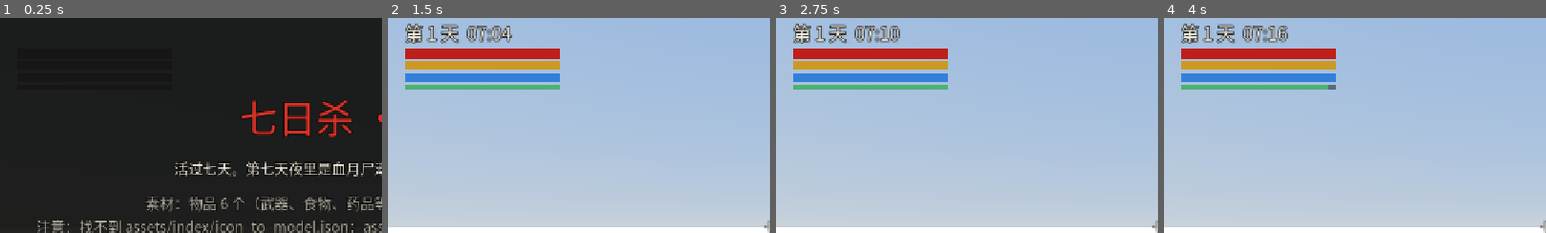
Above: before the commit, frames 1-4 (left to right).
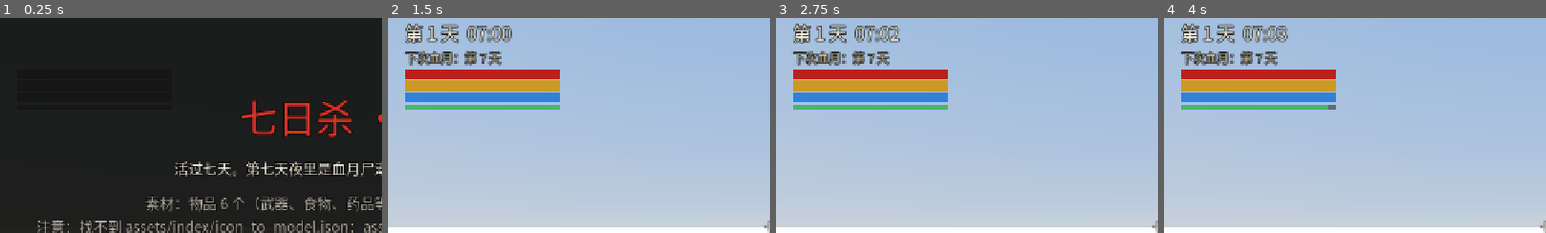
Above: after the commit, the same moments.

Repository: langhua98/7day
Game: Godot game, scene res://scenes/main.tscn
The game is run twice, just before and just after one commit, with the same random seed, the same clock (stepped at 60 frames per second) and the same inputs.
Inputs (mouse positions are % of the whole screen's width and height, from its top left):
- Up to frame 1 (0.25 s): no input
- Up to frame 2 (1.5 s): click "新的一局" at 0.5 s; tap Enter at 1.25 s; move the mouse to (72, 45) at 1.27 s; hold D from 1.28 s (still down); hold R from 1.28 s (still down); click (72, 45) at 1.42 s
- Up to frame 3 (2.75 s): tap Space at 1.52, 2 s; release D at 2 s; release R at 2 s; drag from (30, 55) to (45, 70) at 2.02 s
- Up to frame 4 (4 s): move the mouse to (60, 28) at 2.77 s; hold D 2.78-3.5 s; hold Shift 2.78-3.5 s; drag from (45, 70) to (20, 35) at 3.52 s
The pictures show only the part of the screen within x 0-50%, y 2-52%; the shares and areas given below are measured in that part.

The runs differ from the first frame. In frame 2, 11% of the frame differs, in the area x 4-45%, y 3-43%; in frame 3, 11%; in frame 4, 11%.

Commit message:
第 1 步：24 分钟昼夜、无尽生存和血月周期

Diff:
--- a/scripts/atmosphere.gd
+++ b/scripts/atmosphere.gd
@@ -53,7 +53,7 @@
 
 
 func set_night_announced(day: int, hour: float) -> void:
-	_night_announced = day if hour >= C.NIGHT_START else -1
+	_night_announced = day if hour >= C.DUSK_HOUR else -1
 
 
 func update_sky(game_hours: float) -> void:
@@ -76,12 +76,15 @@
 	var day_sky := Color(0.30, 0.50, 0.80)
 	var night_sky := Color(0.07, 0.1, 0.2)
 	var day := int(game_hours / 24.0) + 1
-	var horde := (day == C.HORDE_DAY and hour >= C.NIGHT_START) or (day == C.HORDE_DAY + 1 and hour < C.NIGHT_END)
-	if horde:
+	var horde := GameState.is_blood_moon()
+	var blood_evening := day % C.BLOOD_MOON_EVERY == 0 and hour >= 18.0
+	if horde or blood_evening:
 		night_sky = Color(0.35, 0.05, 0.04)
+		if horde:
+			sun.light_color = sun.light_color.lerp(Color(1.0, 0.32, 0.22), 0.75)
 	sky_mat.set_shader_parameter("top_color", night_sky.lerp(day_sky, light))
 	var horizon := Color(0.16, 0.19, 0.28).lerp(Color(0.66, 0.70, 0.74), light).lerp(Color(0.95, 0.6, 0.4), dusk * 0.6)
-	if horde:
+	if horde or blood_evening:
 		horizon = horizon.lerp(Color(0.5, 0.08, 0.05), 1.0 - light)
 	sky_mat.set_shader_parameter("horizon_color", horizon)
 	sky_mat.set_shader_parameter("ground_color", Color(0.12, 0.12, 0.13).lerp(Color(0.25, 0.22, 0.18), light))
@@ -138,7 +141,9 @@
 		hud.set_banner("血月尸潮！撑到天亮！")
 		if not _horde_announced:
 			_horde_announced = true
-	elif day == C.HORDE_DAY and hour >= 18.0:
+	elif day % C.BLOOD_MOON_EVERY == 0 and hour >= 21.0:
+		hud.set_banner("血月即将升起")
+	elif day % C.BLOOD_MOON_EVERY == 0 and hour >= 18.0:
 		hud.set_banner("今晚是血月……")
 	elif night:
 		if _night_announced != day:
--- a/scripts/config.gd
+++ b/scripts/config.gd
@@ -1,18 +1,21 @@
 class_name GameConfig
 ## 游戏数值都集中在这里，想调难度改这个文件就行。
 
-## 一整天（24 小时）对应的真实秒数
-const DAY_SECONDS := 300.0
+## 一整天（24 小时）对应的真实分钟数（官方默认 60，手机 24）
+const DAY_LENGTH_MIN := 24.0
+## 测试模式：一天 3 分钟
+const TEST_FAST_TIME := false
+const FAST_DAY_SECONDS := 180.0
 ## 开局时间（小时）
 const START_HOUR := 7.0
-## 日出、日落（小时）
+## 日出、日落（小时，只影响太阳和天色）
 const SUNRISE := 5.5
 const SUNSET := 20.5
-## 夜晚：22:00 到 06:00
-const NIGHT_START := 22.0
-const NIGHT_END := 6.0
-## 第几天夜里是血月尸潮，撑到第二天早上就赢
-const HORDE_DAY := 7
+## 白天 / 夜晚：04:00–22:00
+const DAWN_HOUR := 4.0
+const DUSK_HOUR := 22.0
+## 每 7 天一次血月，夜里 22:00 到次日 04:00
+const BLOOD_MOON_EVERY := 7
 
 ## 夜里的亮度：月光强度、环境光颜色和强度。嫌夜里太黑就调大
 const MOON_LIGHT := 0.55
--- a/scripts/game_state.gd
+++ b/scripts/game_state.gd
@@ -10,6 +10,9 @@
 signal noise(pos: Vector3, radius: float, kind: String)
 signal block_changed(cell: Vector3i)
 signal item_used(id: String)
+signal blood_moon_warning(hour: int)
+signal blood_moon_started
+signal blood_moon_ended(count: int)
 
 const C = preload("res://scripts/config.gd")
 
@@ -18,13 +21,37 @@
 var gamestage := 0
 var player: Node3D
 var running := false
+var blood_moon := false
+var blood_moons_survived := 0
 
 
 func reset() -> void:
 	day = 1
 	hours = C.START_HOUR
 	gamestage = 0
+	blood_moon = false
+	blood_moons_survived = 0
 
 
 func current_gamestage() -> int:
 	return maxi(1, gamestage)
+
+
+func is_blood_moon() -> bool:
+	return blood_moon
+
+
+## 还有几天到下一次血月（0 = 今晚，正在血月时不返回 0）
+func days_until_blood_moon() -> int:
+	var d := int(hours / 24.0) + 1
+	var rem := d % C.BLOOD_MOON_EVERY
+	if blood_moon:
+		return C.BLOOD_MOON_EVERY if rem == 0 else C.BLOOD_MOON_EVERY - rem
+	var until := (C.BLOOD_MOON_EVERY - rem) % C.BLOOD_MOON_EVERY
+	if until == 0 and fmod(hours, 24.0) >= C.DUSK_HOUR:
+		until = C.BLOOD_MOON_EVERY
+	return until
+
+
+func next_blood_moon_day() -> int:
+	return int(hours / 24.0) + 1 + days_until_blood_moon()
--- a/scripts/hud.gd
+++ b/scripts/hud.gd
@@ -18,6 +18,7 @@
 
 var _root := Control.new()
 var _status := Label.new()
+var _blood_info := Label.new()
 var _hp_bar := ProgressBar.new()
 var _food_bar := ProgressBar.new()
 var _stamina_bar := ProgressBar.new()
@@ -57,6 +58,7 @@
 var _look_id := -1
 var _look_last := Vector2.ZERO
 var _toast_t := 0.0
+var _blood_day := false
 const JOY_RADIUS := 90.0
 
 
@@ -81,6 +83,9 @@
 	_root.add_child(tl)
 	_status.add_theme_font_size_override("font_size", 30)
 	tl.add_child(_status)
+	_blood_info.add_theme_font_size_override("font_size", 20)
+	_blood_info.add_theme_color_override("font_color", Color(0.86, 0.78, 0.62, 0.9))
+	tl.add_child(_blood_info)
 	for pair in [[_hp_bar, Color(0.75, 0.12, 0.1)], [_food_bar, Color(0.8, 0.6, 0.15)], [_water_bar, Color(0.2, 0.5, 0.85)], [_stamina_bar, Color(0.3, 0.7, 0.45)]]:
 		var bar: ProgressBar = pair[0]
 		bar.custom_minimum_size = Vector2(260, 16 if bar != _stamina_bar else 8)
@@ -490,10 +495,15 @@
 	_stamina_bar.value = v
 
 
-func set_status(day: int, hour: float, hp: float, food: float, kills: int, zombies: int, night: bool) -> void:
+func set_status(day: int, hour: float, hp: float, food: float, kills: int, zombies: int, night: bool,
+		blood_day := false, blood_now := false, next_blood := 0) -> void:
 	var h := int(hour)
 	var m := int((hour - h) * 60.0)
 	_status.text = "第 %d 天  %02d:%02d %s" % [day, h, m, "夜" if night else ""]
+	if blood_day != _blood_day:
+		_blood_day = blood_day
+		_status.add_theme_color_override("font_color", Color(1, 0.35, 0.25) if blood_day else Color(0.95, 0.92, 0.85))
+	_blood_info.text = "血月中" if blood_now else "下次血月：第 %d 天" % next_blood
 	_hp_bar.value = hp
 	_food_bar.value = food
 	_kills.text = "击杀 %d   附近 %d" % [kills, zombies]
--- a/scripts/main.gd
+++ b/scripts/main.gd
@@ -13,14 +13,11 @@
 var spawner: SpawnerSystem
 var looting: LootingSystem
 var save_game: SaveGame
+var time_sys: TimeOfDay
 var rng := RandomNumberGenerator.new()
 
 var running := false
-var game_hours := C.START_HOUR   # 从第 1 天 0 点起算的小时数
 var world_seed := 0
-var _last_hour := -1
-var _last_day := 0
-var _was_night := false
 
 
 func _ready() -> void:
@@ -36,6 +33,8 @@
 	add_child(world)
 	world.build(world_seed)
 
+	time_sys = TimeOfDay.new()
+
 	hud = Hud.new()
 	add_child(hud)
 
@@ -67,7 +66,7 @@
 	inventory.combat = combat
 
 	save_game = SaveGame.new()
-	save_game.setup(self, world, player_sys, inventory, combat, spawner, atmosphere, hud)
+	save_game.setup(self, world, player_sys, inventory, combat, spawner, atmosphere, hud, time_sys)
 
 	hud.start_pressed.connect(start)
 	hud.restart_pressed.connect(start)
@@ -88,17 +87,14 @@
 	_apply_settings(hud.settings)
 	hud.show_start(save.has("hours"))
 
-	GameState.reset()
-	GameState.hours = game_hours
-	GameState.day = 1
-	GameState.gamestage = 1
+	time_sys.reset()
 	var info := "素材：物品 %d 个（武器、食物、药品等 %d 个可拾取），僵尸 %d 种，音乐 %d 段" % [
 		Assets.items.size(), _count_loot(), Assets.zombie_models.size(),
 		Assets.music.values().reduce(func(a, l): return a + l.size(), 0)]
 	if not Assets.errors.is_empty():
 		info += "\n注意：" + "；".join(Assets.errors)
 	hud.set_start_info(info)
-	atmosphere.update_sky(game_hours)
+	atmosphere.update_sky(time_sys.hours)
 
 
 func _apply_settings(st: Dictionary) -> void:
@@ -127,19 +123,12 @@
 func start(fresh := true) -> void:
 	spawner.reset()
 	looting.reset()
-	game_hours = C.START_HOUR
+	time_sys.reset()
 	player_sys.reset()
 	inventory.reset()
 	combat.reset()
 	atmosphere.reset()
-	GameState.reset()
-	GameState.hours = game_hours
-	GameState.day = 1
-	GameState.gamestage = 1
 	GameState.running = true
-	_last_hour = int(C.START_HOUR)
-	_last_day = 1
-	_was_night = false
 
 	for c in world.containers:
 		c.searched = false
@@ -167,53 +156,30 @@
 		save_game.save()
 
 
-func _end(win: bool) -> void:
+func _end() -> void:
 	running = false
 	GameState.running = false
 	combat.running = false
 	looting.running = false
 	save_game.delete_save()
 	Sfx.stop_loops()
-	if not win:
-		Sfx.play("death")
-	music.request("Exp" if win else "Sus", 99.0)
-	var day := int(game_hours / 24.0) + 1
-	if win:
-		hud.show_end("你活过了第七天的血月！\n击杀 %d 只僵尸" % spawner.kills)
-	else:
-		hud.show_end("你死在了第 %d 天\n击杀 %d 只僵尸" % [day, spawner.kills])
+	Sfx.play("death")
+	music.request("Sus", 99.0)
+	hud.show_end("你死在了第 %d 天\n活过 %d 次血月，击杀 %d 只僵尸" % [
+		time_sys.day, time_sys.blood_moons_survived, spawner.kills])
 
 
 # —— 每帧 ——
 
 func _process(delta: float) -> void:
 	if not running:
-		atmosphere.update_sky(game_hours)
+		atmosphere.update_sky(time_sys.hours)
 		return
-	game_hours += delta * 24.0 / C.DAY_SECONDS
-	var day := int(game_hours / 24.0) + 1
-	var hour := fmod(game_hours, 24.0)
-	var night := hour >= C.NIGHT_START or hour < C.NIGHT_END
-	var horde := (day == C.HORDE_DAY and hour >= C.NIGHT_START) or (day == C.HORDE_DAY + 1 and hour < C.NIGHT_END)
-	GameState.hours = game_hours
-	GameState.day = day
-	GameState.gamestage = day
-	var hour_int := int(hour)
-	if hour_int != _last_hour:
-		_last_hour = hour_int
-		GameState.hour_changed.emit(day, hour)
-	if day != _last_day:
-		_last_day = day
-		GameState.day_started.emit(day)
-	if night and not _was_night:
-		GameState.night_started.emit()
-	elif not night and _was_night:
-		GameState.dawn.emit()
-	_was_night = night
-
-	if day > C.HORDE_DAY and hour >= C.NIGHT_END:
-		_end(true)
-		return
+	time_sys.update(delta)
+	var day := time_sys.day
+	var hour := fmod(time_sys.hours, 24.0)
+	var night := time_sys.night
+	var horde := time_sys.blood_moon
 
 	player_sys.update(delta)
 	looting.update(delta)
@@ -222,7 +188,7 @@
 	looting.update_loot(delta)
 	looting.update_action(delta)
 	player_sys.update_survival(delta)
-	atmosphere.update_sky(game_hours)
+	atmosphere.update_sky(time_sys.hours)
 	atmosphere.update_music(delta, night, horde, spawner.zombie_root)
 	atmosphere.update_banner(day, hour, night, horde)
 	save_game.update(delta)
@@ -231,6 +197,7 @@
 	for z in spawner.zombie_root.get_children():
 		if not z.dead and z.distance_to_target() < C.TENSION_DISTANCE:
 			near += 1
-	hud.set_status(day, hour, player_sys.hp, player_sys.food, spawner.kills, near, night)
+	hud.set_status(day, hour, player_sys.hp, player_sys.food, spawner.kills, near, night,
+		day % C.BLOOD_MOON_EVERY == 0 or horde, horde, GameState.next_blood_moon_day())
 	if player_sys.hp <= 0.0:
-		_end(false)
+		_end()
--- a/scripts/save_game.gd
+++ b/scripts/save_game.gd
@@ -12,11 +12,13 @@
 var spawner: SpawnerSystem
 var atmosphere: Atmosphere
 var hud: Hud
+var time_sys: TimeOfDay
 var _save_t := 0.0
 
 
 func setup(parent: Node3D, world_ref: World, player_ref: PlayerSystem, inv_ref: InventorySystem,
-		combat_ref: CombatSystem, spawner_ref: SpawnerSystem, atmosphere_ref: Atmosphere, hud_ref: Hud) -> void:
+		combat_ref: CombatSystem, spawner_ref: SpawnerSystem, atmosphere_ref: Atmosphere, hud_ref: Hud,
+		time_ref: TimeOfDay) -> void:
 	main = parent
 	world = world_ref
 	player_sys = player_ref
@@ -25,6 +27,7 @@
 	spawner = spawner_ref
 	atmosphere = atmosphere_ref
 	hud = hud_ref
+	time_sys = time_ref
 
 
 static func read_save() -> Dictionary:
@@ -53,10 +56,10 @@
 	var d := {
 		"version": 2,
 		"seed": main.world_seed,
-		"hours": main.game_hours,
 		"searched": searched,
 		"blocks": world.voxel_save(),
 	}
+	d.merge(time_sys.save_data())
 	d.merge(player_sys.save_data())
 	d.merge(inventory.save_data())
 	d["kills"] = spawner.kills
@@ -77,10 +80,7 @@
 		main.start()
 		return
 	main.start(false)
-	main.game_hours = float(d.hours)
-	GameState.hours = main.game_hours
-	GameState.day = int(main.game_hours / 24.0) + 1
-	GameState.gamestage = GameState.day
+	time_sys.load_data(d)
 	for i in d.get("searched", []):
 		if int(i) < world.containers.size():
 			world.containers[int(i)].searched = true
@@ -88,6 +88,6 @@
 	player_sys.load_data(d)
 	inventory.load_data(d)
 	spawner.load_data(d)
-	atmosphere.set_night_announced(GameState.day, fmod(main.game_hours, 24.0))
-	atmosphere.update_sky(main.game_hours)
-	hud.toast("继续第 %d 天" % GameState.day)
+	atmosphere.set_night_announced(time_sys.day, fmod(time_sys.hours, 24.0))
+	atmosphere.update_sky(time_sys.hours)
+	hud.toast("继续第 %d 天" % time_sys.day)
--- /dev/null
+++ b/scripts/time_of_day.gd
@@ -0,0 +1,109 @@
+class_name TimeOfDay
+extends RefCounted
+## 时间推进：一天 24 真实分钟（测试模式 3 分钟），血月每 7 天一次。
+## 总小时数从第 1 天 0:00 起算，和第 0 步存档里的 hours 兼容。
+
+const C = preload("res://scripts/config.gd")
+
+var hours := C.START_HOUR
+var day := 1
+var night := false
+var blood_moon := false
+var blood_moons_survived := 0
+## 测试用：一天多少真实秒；<= 0 时读 config
+var seconds_per_day := 0.0
+
+var _warned_18 := false
+var _warned_21 := false
+var _last_hour := -1
+
+
+func reset() -> void:
+	hours = C.START_HOUR
+	day = 1
+	night = false
+	blood_moon = false
+	blood_moons_survived = 0
+	_warned_18 = false
+	_warned_21 = false
+	_last_hour = -1
+	_sync()
+
+
+func _day_length() -> float:
+	if seconds_per_day > 0.0:
+		return seconds_per_day
+	return C.FAST_DAY_SECONDS if C.TEST_FAST_TIME else C.DAY_LENGTH_MIN * 60.0
+
+
+func update(delta: float) -> void:
+	var old_day := day
+	hours += delta * 24.0 / _day_length()
+	day = int(hours / 24.0) + 1
+	var hour := fmod(hours, 24.0)
+	if day != old_day:
+		_warned_18 = false
+		_warned_21 = false
+		GameState.day_started.emit(day)
+	var hour_int := int(hour)
+	if hour_int != _last_hour:
+		_last_hour = hour_int
+		GameState.hour_changed.emit(day, hour)
+
+	var was_night := night
+	night = hour >= C.DUSK_HOUR or hour < C.DAWN_HOUR
+	if night and not was_night:
+		GameState.night_started.emit()
+	elif not night and was_night:
+		GameState.dawn.emit()
+
+	var moon_day := day % C.BLOOD_MOON_EVERY == 0
+	# 先发 18/21 点预警，再在 22 点进入血月
+	if moon_day:
+		if hour >= 18.0 and not _warned_18:
+			_warned_18 = true
+			GameState.blood_moon_warning.emit(18)
+		if hour >= 21.0 and not _warned_21:
+			_warned_21 = true
+			GameState.blood_moon_warning.emit(21)
+	if moon_day and not blood_moon and hour >= C.DUSK_HOUR:
+		blood_moon = true
+		GameState.blood_moon = true
+		GameState.blood_moon_started.emit()
+	elif blood_moon and hour >= C.DAWN_HOUR and hour < C.DUSK_HOUR:
+		blood_moon = false
+		blood_moons_survived += 1
+		GameState.blood_moon = false
+		GameState.blood_moon_ended.emit(blood_moons_survived)
+	_sync()
+
+
+## 读档/测试用：直接设总小时数，不触发信号
+func set_time(total_hours: float) -> void:
+	hours = total_hours
+	day = int(hours / 24.0) + 1
+	var hour := fmod(hours, 24.0)
+	night = hour >= C.DUSK_HOUR or hour < C.DAWN_HOUR
+	var moon_day := day % C.BLOOD_MOON_EVERY == 0
+	blood_moon = (moon_day and hour >= C.DUSK_HOUR) or (day % C.BLOOD_MOON_EVERY == 1 and hour < C.DAWN_HOUR)
+	_warned_18 = moon_day and hour >= 18.0
+	_warned_21 = moon_day and hour >= 21.0
+	_last_hour = int(hour)
+	_sync()
+
+
+func _sync() -> void:
+	GameState.hours = hours
+	GameState.day = day
+	GameState.gamestage = day
+	GameState.blood_moon = blood_moon
+	GameState.blood_moons_survived = blood_moons_survived
+
+
+func save_data() -> Dictionary:
+	return {"hours": hours, "blood_moons_survived": blood_moons_survived}
+
+
+func load_data(d: Dictionary) -> void:
+	blood_moons_survived = int(d.get("blood_moons_survived", 0))
+	set_time(float(d.get("hours", C.START_HOUR)))
--- a/tests/test_split.gd
+++ b/tests/test_split.gd
@@ -57,16 +57,22 @@
 	main.player_sys.take_damage(10.0, "test")
 	check_close(main.player_sys.hp, C.MAX_HP - 10.0, 0.01, "受伤应扣血")
 
-	# 存档写入版本号，并能读回玩家状态
+	# 存档写入版本号、时间、血月次数，并能读回玩家状态
 	main.player_sys.hp = 77.0
+	main.time_sys.set_time(7 * 24.0 + 3.9)
+	main.time_sys.blood_moons_survived = 2
 	main.save_game.save()
 	var d: Dictionary = main.save_game.read_save()
 	check_eq(d.get("version", -1), 2, "存档应有 version=2")
 	check_close(float(d.get("hp", 0.0)), 77.0, 0.01, "存档 hp 应正确")
+	check_eq(int(d.get("blood_moons_survived", -1)), 2, "存档应保存血月次数")
 	main.player_sys.hp = 1.0
 	main.save_game.continue_game()
 	check_close(main.player_sys.hp, 77.0, 0.01, "读档应恢复 hp")
 	check(main.running, "读档后应继续运行")
+	check_eq(main.time_sys.day, 8, "读档应恢复第 8 天")
+	check_eq(main.time_sys.blood_moons_survived, 2, "读档应恢复血月次数")
+	check(main.time_sys.blood_moon, "第 8 天 03:54 读档应处于血月")
 
 	# 旧版存档没有 version 和新字段，也要能读
 	var old := {
--- /dev/null
+++ b/tests/test_time.gd
@@ -0,0 +1,91 @@
+extends Node
+## 1a 验收：24 分钟一天、无尽、血月每 7 天、18/21 点预警、04:00 结束。
+## 测试直接调 TimeOfDay，不需要素材。
+
+const C = preload("res://scripts/config.gd")
+
+var failures: Array[String] = []
+
+
+func _ready() -> void:
+	check(GameState != null, "GameState 应存在")
+
+	# 24 分钟一天；测试里用 1 秒一天方便推进
+	var t := TimeOfDay.new()
+	t.seconds_per_day = 1.0
+	t.reset()
+	check_eq(t.day, 1, "开局第 1 天")
+	check_close(t.hours, C.START_HOUR, 0.01, "开局小时")
+
+	var warnings: Array[int] = []
+	GameState.blood_moon_warning.connect(func(h: int): warnings.append(h))
+	var started := [0]
+	var ended := [0]
+	GameState.blood_moon_started.connect(func(): started[0] += 1)
+	GameState.blood_moon_ended.connect(func(_n: int): ended[0] += 1)
+
+	# 第 7 天 17:54 起，18 点预警
+	t.set_time(6 * 24.0 + 17.9)
+	t.update(0.01)
+	check(warnings.has(18), "第 7 天 18:00 应有预警")
+	# 推进到 22 点：21 点预警 + 血月开始
+	t.update(0.2)
+	check(warnings.has(21), "第 7 天 21:00 应有预警")
+	check(t.blood_moon, "第 7 天 22:00 后应进入血月")
+	check(GameState.is_blood_moon(), "GameState.is_blood_moon")
+	check_eq(started[0], 1, "血月开始信号只发一次")
+	check_eq(GameState.next_blood_moon_day(), 14, "血月中下次是第 14 天")
+
+	# 第 8 天 03:54，04:00 血月结束
+	var t2 := TimeOfDay.new()
+	t2.seconds_per_day = 1.0
+	t2.reset()
+	t2.set_time(7 * 24.0 + 3.9)
+	t2.update(0.01)
+	check(not t2.blood_moon, "第 8 天 04:00 后血月应结束")
+	check_eq(t2.blood_moons_survived, 1, "活过一次血月")
+	check_eq(ended[0], 1, "血月结束信号")
+	check(not GameState.is_blood_moon(), "GameState 血月状态应清掉")
+
+	# 下次血月天数
+	var t3 := TimeOfDay.new()
+	t3.seconds_per_day = 1.0
+	t3.reset()
+	t3.set_time(0 * 24.0 + 8.0)
+	check_eq(GameState.next_blood_moon_day(), 7, "第 1 天时下次是第 7 天")
+	t3.set_time(7 * 24.0 + 5.0)
+	check_eq(GameState.next_blood_moon_day(), 14, "第 8 天时下次是第 14 天")
+
+	# 无尽：10 秒（10 天）不会触发胜利/结束；时间继续走
+	var t4 := TimeOfDay.new()
+	t4.seconds_per_day = 1.0
+	t4.reset()
+	t4.update(10.0)
+	check(t4.day >= 11, "时间应继续到第 11 天以后")
+	_finish()
+
+
+func check(condition: bool, message: String) -> void:
+	if not condition:
+		failures.append(message)
+
+
+func check_eq(actual: Variant, expected: Variant, message: String) -> void:
+	if actual != expected:
+		failures.append("%s：期望 %s，实际 %s" % [message, expected, actual])
+
+
+func check_close(actual: float, expected: float, tolerance: float, message: String) -> void:
+	if absf(actual - expected) > tolerance:
+		failures.append("%s：期望 %.4f，实际 %.4f" % [message, expected, actual])
+
+
+func _finish() -> void:
+	if failures.is_empty():
+		print("PASS test_time")
+		get_tree().quit(0)
+		return
+	for f in failures:
+		push_error("test_time: " + f)
+	print("FAIL test_time（%d 项）" % failures.size())
+	get_tree().quit(1)
--- /dev/null
+++ b/tests/test_time.tscn
@@ -0,0 +1,6 @@
+[gd_scene load_steps=2 format=3]
+
+[ext_resource type="Script" path="res://tests/test_time.gd" id="1"]
+
+[node name="TestTime" type="Node"]
+script = ExtResource("1")
Not shown, added: scripts/time_of_day.gd.uid
Not shown, added: tests/test_time.gd.uid
Not shown, changed: .github/workflows/ios.yml
Not shown, changed: README.md
